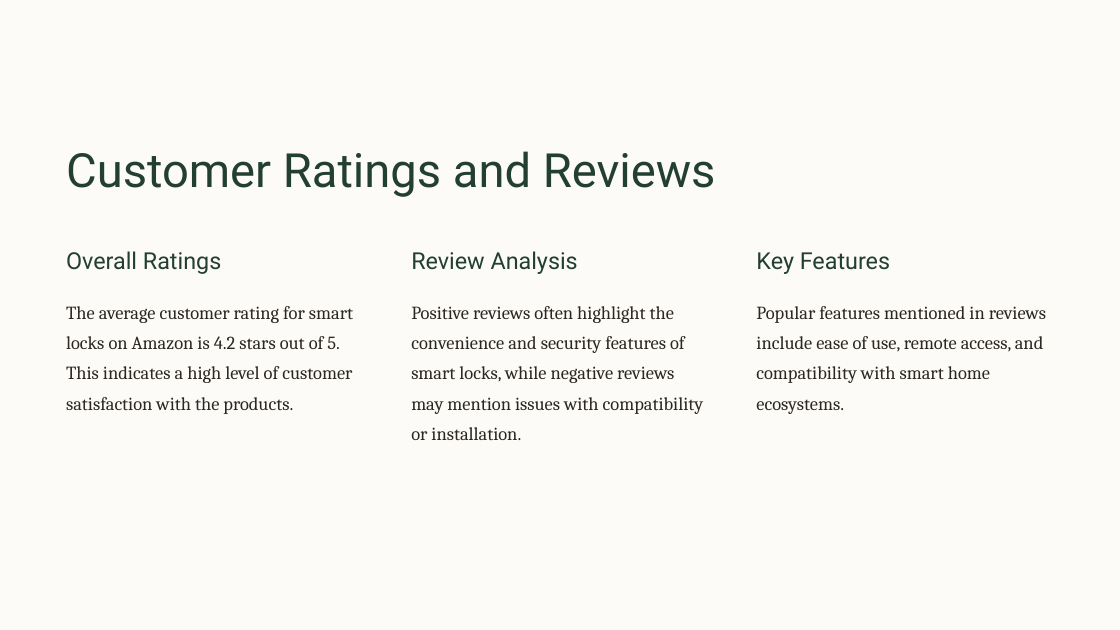
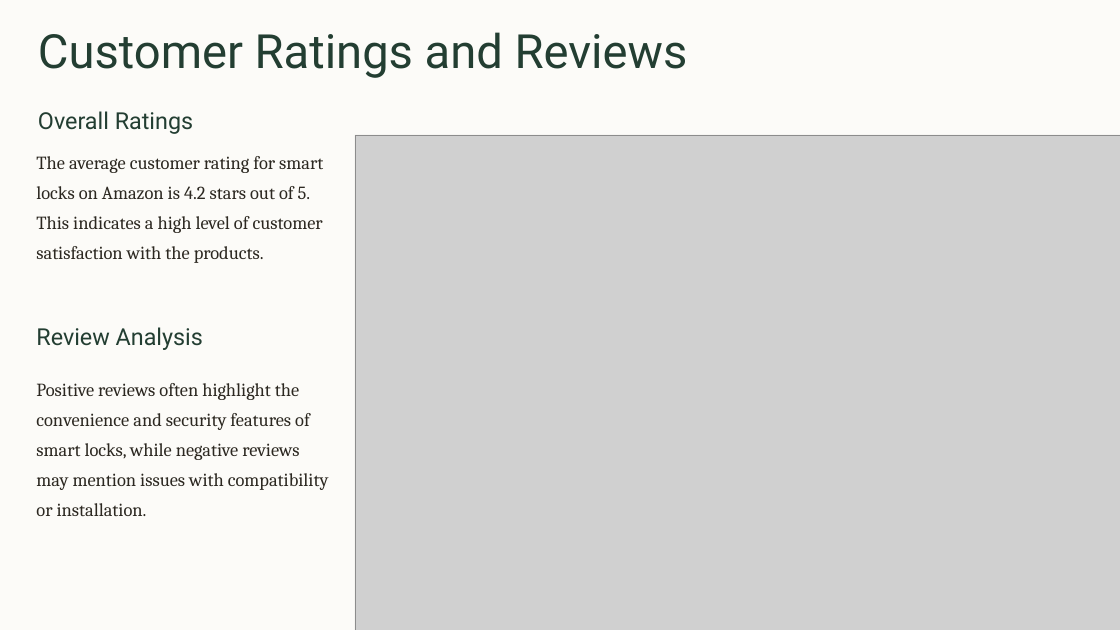
Before and after one commit to kartikeya443/data-analysis-smartlocks, a slide deck: slide 3 of Amazon-Smart-Lock-Data-Analysis.pptx. Drawn at 1120x630 pixels with LibreOffice and Linux fonts; fonts in the diff are those of the drawing; grey boxes stand for pictures; background and template pictures are left out. Boxes give left, top, right and bottom in pixels: in the first picture for what was removed or moved away, otherwise in the second. Text is boxed around its words. In the diff, an @@ line names an element or a change of style, - is before the commit and + after.

```diff
--- a/Amazon-Smart-Lock-Data-Analysis.pptx
+++ b/Amazon-Smart-Lock-Data-Analysis.pptx
@@ text "Customer Ratings and Reviews" moved from (x1=66, y1=151, x2=716, y2=197) to (x1=38, y1=32, x2=688, y2=78) @@
@@ text "Overall Ratings" moved from (x1=66, y1=251, x2=221, y2=274) to (x1=38, y1=111, x2=193, y2=134) @@
@@ text "The average customer rating for ..." moved from (x1=66, y1=306, x2=353, y2=414) to (x1=36, y1=156, x2=323, y2=263) @@
@@ picture added at (x1=355, y1=135, x2=1120, y2=630) @@
@@ text removed at (x1=756, y1=252, x2=890, y2=274) @@
-Key Features
@@ text "Review Analysis" moved from (x1=411, y1=251, x2=578, y2=274) to (x1=36, y1=327, x2=203, y2=350) @@
@@ text removed at (x1=756, y1=306, x2=1046, y2=414) @@
-Popular features mentioned in reviews include ease of use, remote access, and compatibility with smart home ecosystems.
@@ text "Positive reviews often highlight the ..." moved from (x1=411, y1=306, x2=704, y2=440) to (x1=36, y1=383, x2=329, y2=516) @@
```
Also in this commit, not shown: 6 other slides changed.
